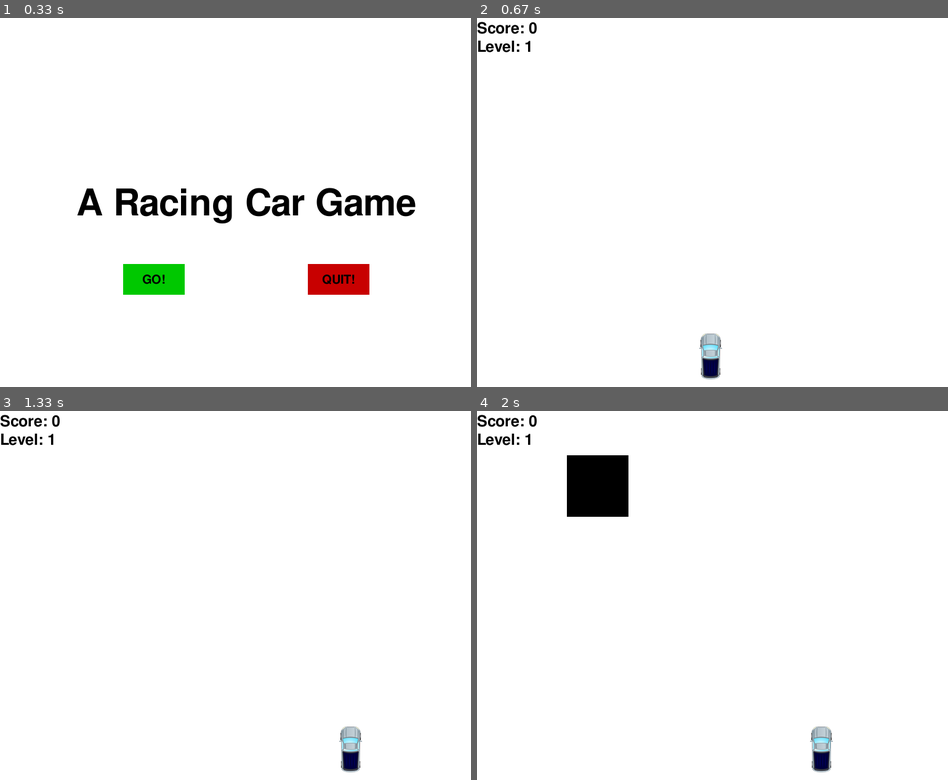
Above: before the commit, frames 1-4 (two rows, left to right).
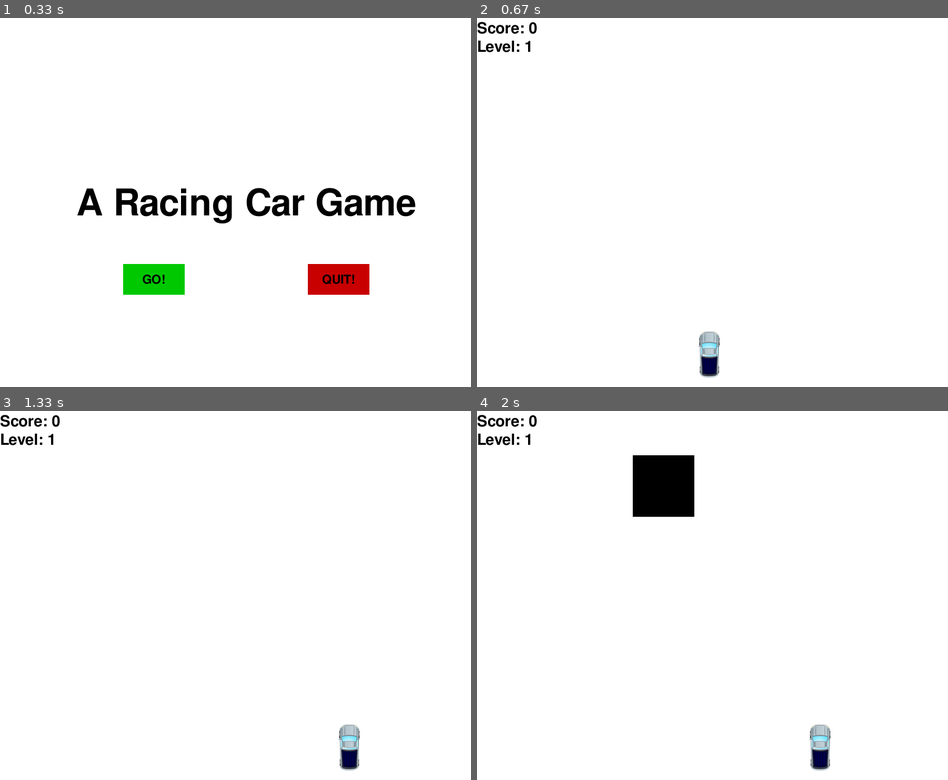
Above: after the commit, the same moments.

Repository: yan-ren/Pygame_playground
Game: pygame game, started from racing_car/racing.py
Two runs of this game, one before a commit and one after it. Both use one fixed random seed, a clock stepped at 60 frames per second and the inputs below.
Inputs (mouse positions are in pixels of both pictures, inside the frame that each line leads up to):
- Up to frame 1 (0.33 s): no input
- Up to frame 2 (0.67 s): click "GO!" at 0.38 s
- Up to frame 3 (1.33 s): hold Right 0.67-1.13 s; move the mouse to (405, 584) at 0.7 s; hold Right from 1.17 s (still down)
- Up to frame 4 (2 s): release Right at 1.63 s; hold Left from 1.67 s (still down)

Frame 1 is identical in both runs. In frame 2, 0.4% of the frame differs, in the area x 47-53%, y 85-98%; in frame 3, 0.4%; in frame 4, 4.7%, in the area x 19-76%, y 12-98%.

Commit message:
smooth key control and init function

Diff:
--- a/racing_car/racing.py
+++ b/racing_car/racing.py
@@ -5,14 +5,25 @@
 from modules.car import Car
 from modules.block import Block
 
+
 pygame.init()
-crash_sound = pygame.mixer.Sound("audio/Crash.wav")
 pygame.mixer.music.load("audio/HandClap.wav")
 display = pygame.display.set_mode((WINDOW_WIDTH, WINDOW_HEIGHT))
 pygame.display.set_caption('Race Car')
+pygame.display.set_icon(pygame.image.load('img/car_icon.png').convert_alpha())
+
+# Global Variable
+crash_sound = pygame.mixer.Sound("audio/Crash.wav")
 clock = pygame.time.Clock()
-car1_img = pygame.image.load('img/car1.png').convert_alpha()
-pygame.display.set_icon(pygame.image.load('img/car_icon.png').convert_alpha())
+# key lock
+left_key_pressed = False
+right_key_pressed = False
+# game object
+car1 = None
+car1_img = pygame.image.load('img/car2.png').convert_alpha()
+block_black_1 = None
+score = 0
+level = 1
 
 
 def display_score(score):
@@ -154,6 +165,7 @@
         clicked = button(play_btn_x, play_btn_y, btn_width, btn_height, "Play Again!", DARK_GREEN, GREEN)
         if clicked:
             crashed = False
+            return True
         clicked = button(quit_btn_x, quit_btn_y, btn_width, btn_height, "QUIT!", DARK_RED, RED)
         if clicked:
             pygame.quit()
@@ -163,18 +175,22 @@
         # FPS
         clock.tick(FPS)
 
-    # start game again
-    game_loop()
+
+def game_init():
+    globals()['left_key_pressed'] = False
+    globals()['right_key_pressed'] = False
+    globals()['car1'] = Car(0.45, 0.85, 0)
+    globals()['block_black_1'] = Block(100, 100, BLACK, random.randint(0, WINDOW_WIDTH), -WINDOW_HEIGHT, 7)
+    globals()['score'] = 0
+    globals()['level'] = 1
+
+    pygame.mixer.music.play(-1)
 
 
 def game_loop():
+    game_init()
+    global left_key_pressed, right_key_pressed, score, level, car1, block_black_1
     game_exit = False
-    car1 = Car(0.45, 0.85, 0)
-    block_black_1 = Block(100, 100, BLACK, random.randint(0, WINDOW_WIDTH), -WINDOW_HEIGHT, 7)
-    score = 0
-    level = 1
-
-    pygame.mixer.music.play(-1)
 
     while not game_exit:
         # event handling
@@ -183,14 +199,26 @@
                 game_exit = True
             if event.type == pygame.KEYDOWN:
                 if event.key == pygame.K_LEFT:
+                    left_key_pressed = True
                     car1.x_move = -5
                 elif event.key == pygame.K_RIGHT:
+                    right_key_pressed = True
                     car1.x_move = 5
                 elif event.key == pygame.K_p:
                     pause()
 
             if event.type == pygame.KEYUP:
-                if event.key == pygame.K_RIGHT or event.key == pygame.K_LEFT:
+                if event.key == pygame.K_RIGHT and left_key_pressed:
+                    right_key_pressed = False
+                    car1.x_move = -5
+                elif event.key == pygame.K_RIGHT:
+                    right_key_pressed = False
+                    car1.x_move = 0
+                if event.key == pygame.K_LEFT and right_key_pressed:
+                    left_key_pressed = False
+                    car1.x_move = 5
+                elif event.key == pygame.K_LEFT:
+                    left_key_pressed = False
                     car1.x_move = 0
 
         # movement variable
@@ -201,12 +229,14 @@
         # movement variable handling
         # car crashes on edge
         if car1.x < 0 or car1.x > (WINDOW_WIDTH - car1_img.get_rect().width):
-            crash()
-            game_exit = True
+            # crash() return True, restart game
+            if crash():
+                game_init()
         # car crashes on blocks
         if utils.crash_detection(car1, car1_img, block_black_1):
-            crash()
-            game_exit = True
+            # crash() return True, restart game
+            if crash():
+                game_init()
         # block passes car, initialize block position
         if block_black_1.y > WINDOW_HEIGHT:
             block_black_1.y = -WINDOW_HEIGHT
Not shown, changed: racing_car/README.md
Binary file added: racing_car/img/car2.png
